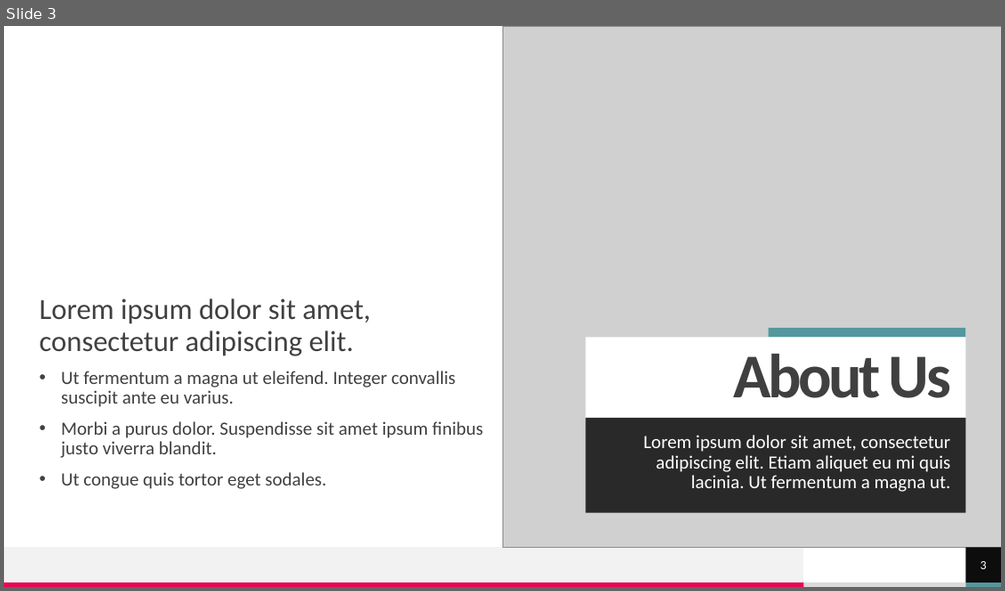
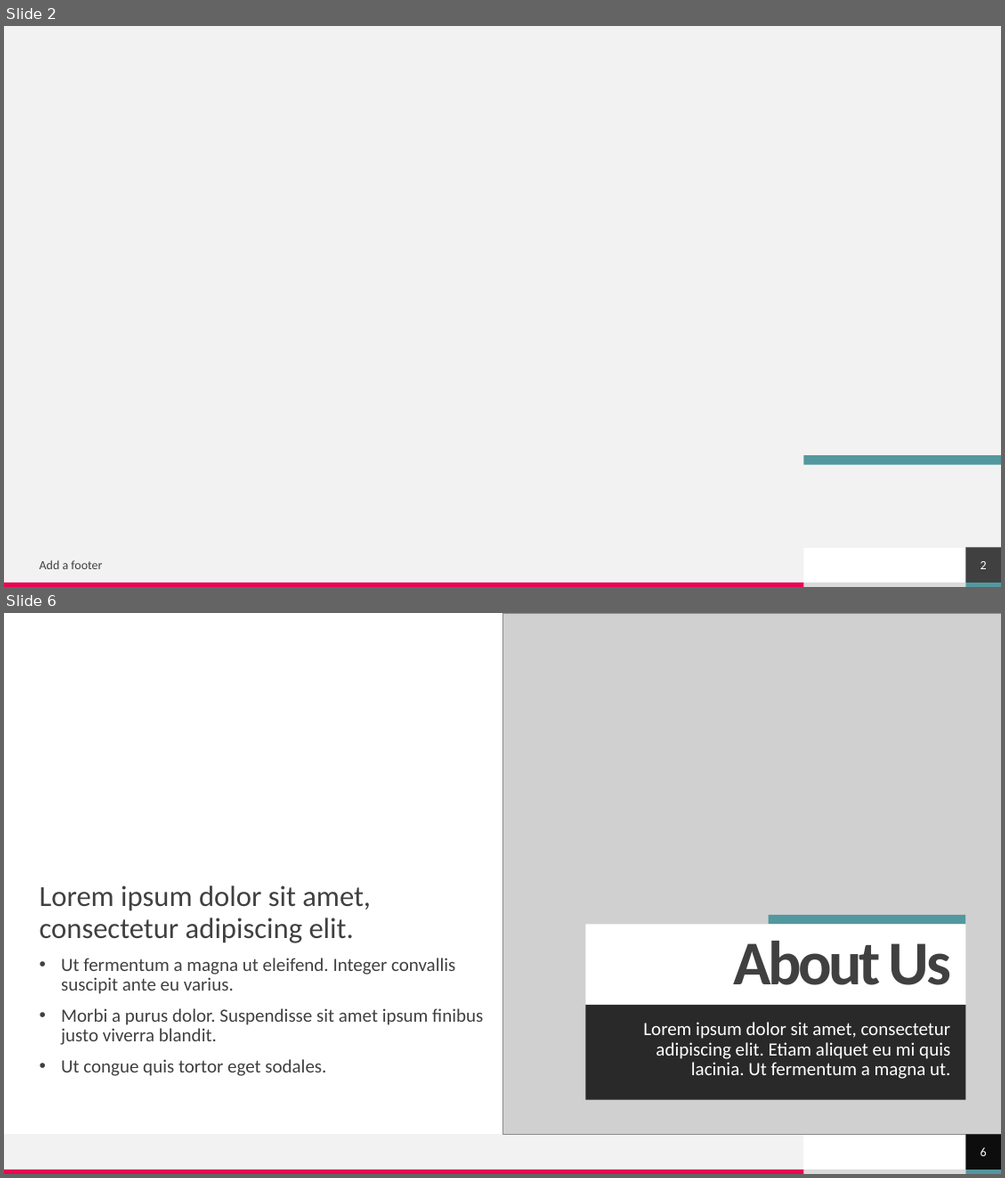
Before and after one commit to shadmehr/EmptyPython, a slide deck: How to build a team.pptx. Shown one above the other, each under a label of ours: slide 3 before the commit, slides 2 and 6 after it; the slides between them are not shown. The pictures are 1005x591 and 1005x1178 pixels, drawn with LibreOffice and Linux fonts; fonts in the diff are those of the drawing; grey boxes stand for pictures; background and template pictures are left out. Boxes give left, top, right and bottom in pixels: in the first picture for what was removed or moved away, otherwise in the second. Text is boxed around its words. In the diff, an @@ line names an element or a change of style, - is before the commit and + after.

```diff
--- a/How to build a team.pptx
+++ b/How to build a team.pptx
@@ slide 2 added at (4,26,1001,587), background #F2F2F2; not listed: 5 template elements that a slide beside it also shows @@
@@ rectangle added at (804,455,1001,465), fill #52989E @@
@@ rectangle added at (804,548,966,582), fill #FFFFFF @@
@@ page number added at (966,548,1001,582), fill #404040, 12 pt, text #FFFFFF @@
+2
@@ text added at (40,560,102,569), 12 pt, text #404040 @@
+Add a footer
@@ what was slide 3 is now slide 6 @@
@@ page number at (980,1147,987,1156): text changed @@
-3
+6
```
Also in this commit, not shown: 3 slides changed, 2 other slides added.
